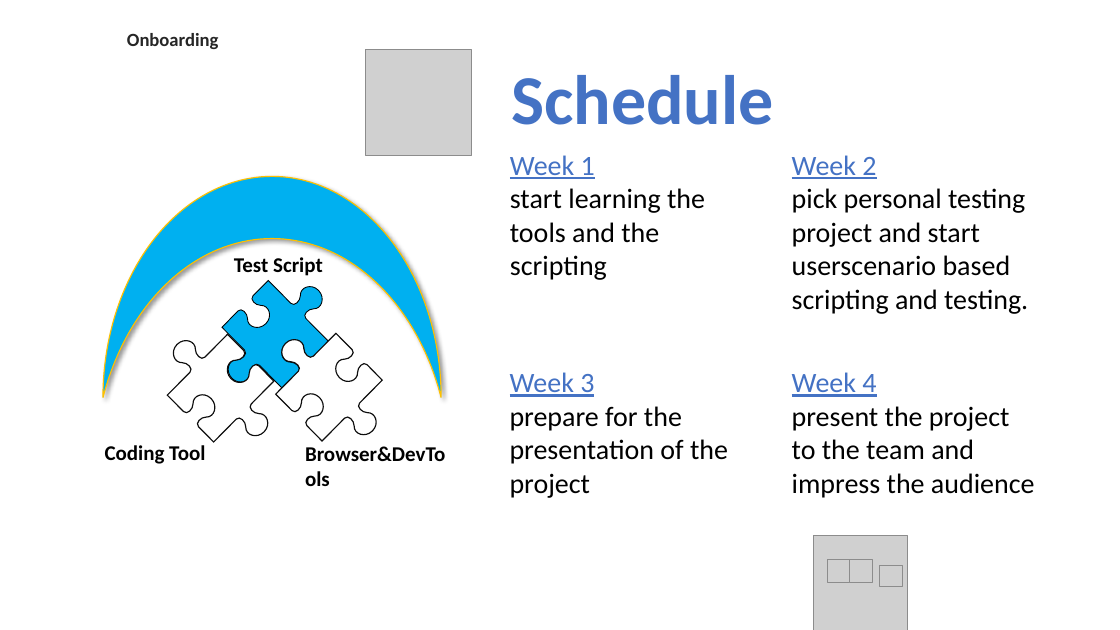
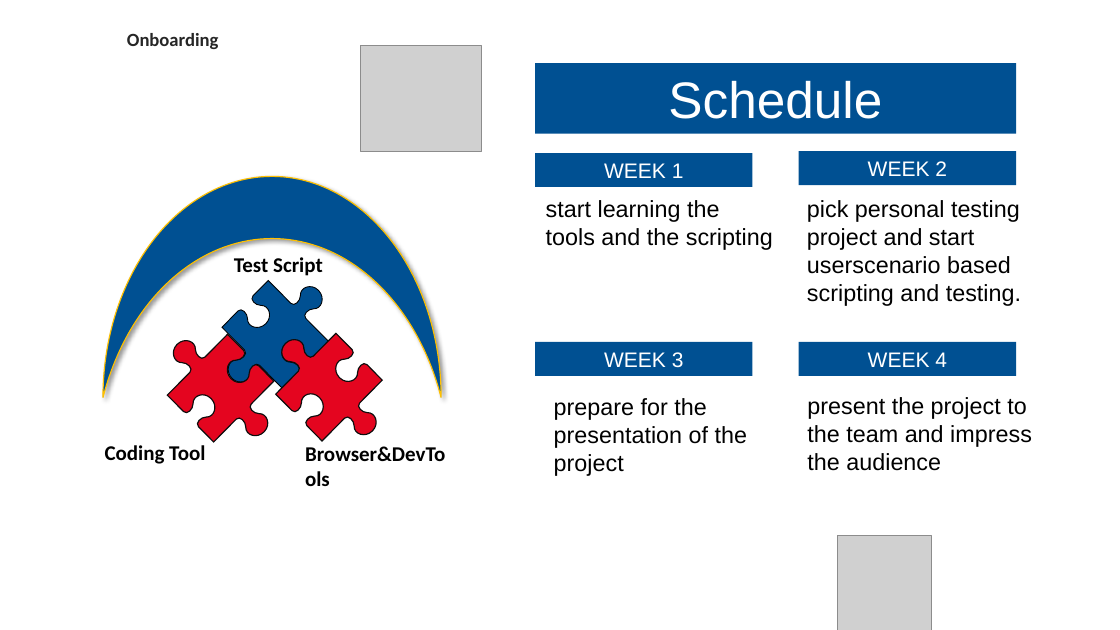
Before and after one commit to DjoolsNL/EersteMaand, a slide deck: slide 30 of A Introductie Voor De Cursist/Eerste Maand Onboarding Kit IT-Line BEE LKQ.pptx. Drawn at 1120x630 pixels with LibreOffice and Linux fonts; fonts in the diff are those of the drawing; grey boxes stand for pictures; background and template pictures are left out. Boxes give left, top, right and bottom in pixels: in the first picture for what was removed or moved away, otherwise in the second. Text is boxed around its words. In the diff, an @@ line names an element or a change of style, - is before the commit and + after.

```diff
--- a/A Introductie Voor De Cursist/Eerste Maand Onboarding Kit IT-Line BEE LKQ.pptx
+++ b/A Introductie Voor De Cursist/Eerste Maand Onboarding Kit IT-Line BEE LKQ.pptx
@@ picture: place and size @@
-picture at bbox=[365, 50, 471, 155]
+picture at bbox=[360, 46, 481, 151]
@@ rectangle "Schedule": place and size @@
-rectangle "Schedule" at bbox=[511, 75, 773, 125]
+rectangle "Schedule" at bbox=[535, 63, 1017, 134]
@@ rectangle "Schedule" at bbox=[535, 63, 1017, 134]: size 60 to 44 pt, font Calibri to Arial, text colour #4472C4 to #FFFFFF, bold off; vertical alignment top to middle; fill none to #005092 @@
@@ moon at bbox=[103, 176, 441, 397]: fill #00B0F0 to #005092 @@
@@ text at bbox=[510, 155, 595, 179]: paragraph removed @@
-Week 1
@@ text at bbox=[792, 155, 876, 179]: paragraph removed @@
-Week 2
@@ size 24 to 20 pt, font Calibri to Arial in 4 elements at bbox=[807, 397, 1032, 471], bbox=[807, 200, 1021, 306], bbox=[554, 398, 747, 476], bbox=[546, 200, 773, 250] @@
@@ text "start learning the tools and ...": place and size @@
-text "start learning the tools and ..." at bbox=[510, 155, 705, 280]
+text "start learning the tools and ..." at bbox=[546, 200, 773, 250]
@@ text "pick personal testing project and ...": place and size @@
-text "pick personal testing project and ..." at bbox=[792, 155, 1028, 314]
+text "pick personal testing project and ..." at bbox=[807, 200, 1021, 306]
@@ freeform shape at bbox=[222, 281, 329, 388]: fill #00B0F0 to #005092 @@
@@ freeform shape at bbox=[167, 335, 273, 442]: fill #FFFFFF to #E4051F @@
@@ freeform shape at bbox=[275, 334, 382, 442]: fill #FFFFFF to #E4051F @@
@@ group added at bbox=[535, 151, 1017, 376]: 4 rectangles @@
+WEEK 1
+WEEK 2
+WEEK 3
+WEEK 4
@@ text at bbox=[510, 372, 594, 397]: paragraph removed @@
-Week 3
@@ text "prepare for the presentation of ...": place and size @@
-text "prepare for the presentation of ..." at bbox=[510, 372, 728, 498]
+text "prepare for the presentation of ..." at bbox=[554, 398, 747, 476]
@@ text at bbox=[792, 372, 876, 397]: paragraph removed @@
-Week 4
@@ text "present the project to the ...": place and size @@
-text "present the project to the ..." at bbox=[792, 372, 1035, 498]
+text "present the project to the ..." at bbox=[807, 397, 1032, 471]
@@ picture: place and size @@
-picture at bbox=[813, 536, 907, 630]
+picture at bbox=[838, 536, 932, 630]
@@ group removed at bbox=[828, 560, 902, 586]: 4 pictures @@
```
Also in this commit, not shown: 33 other slides changed, 2 slides added, 3 slides removed, 3 other files.
